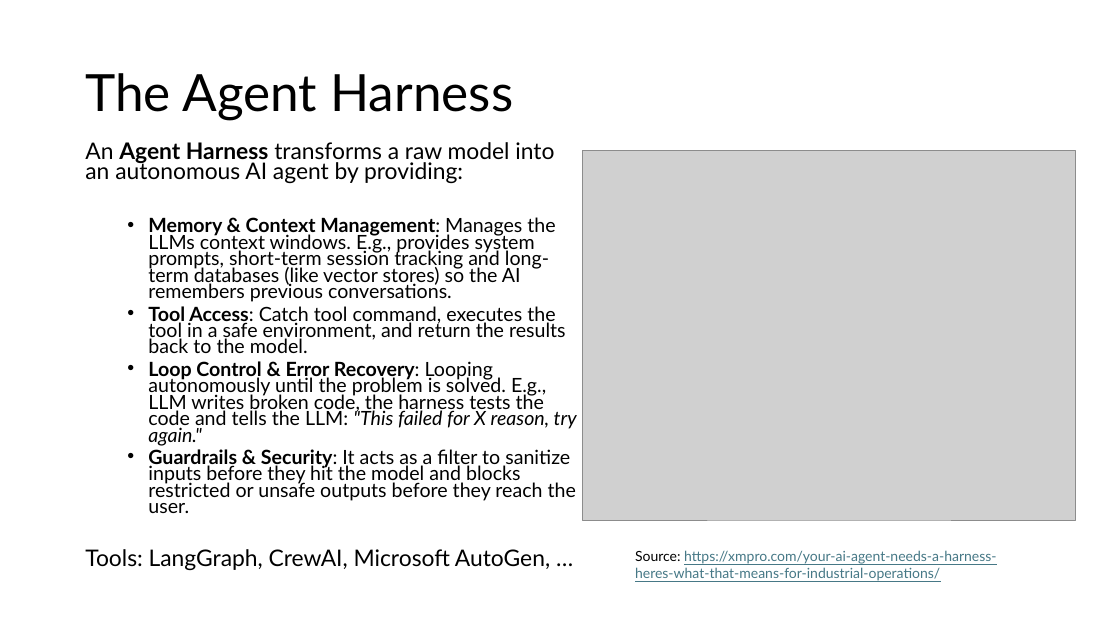
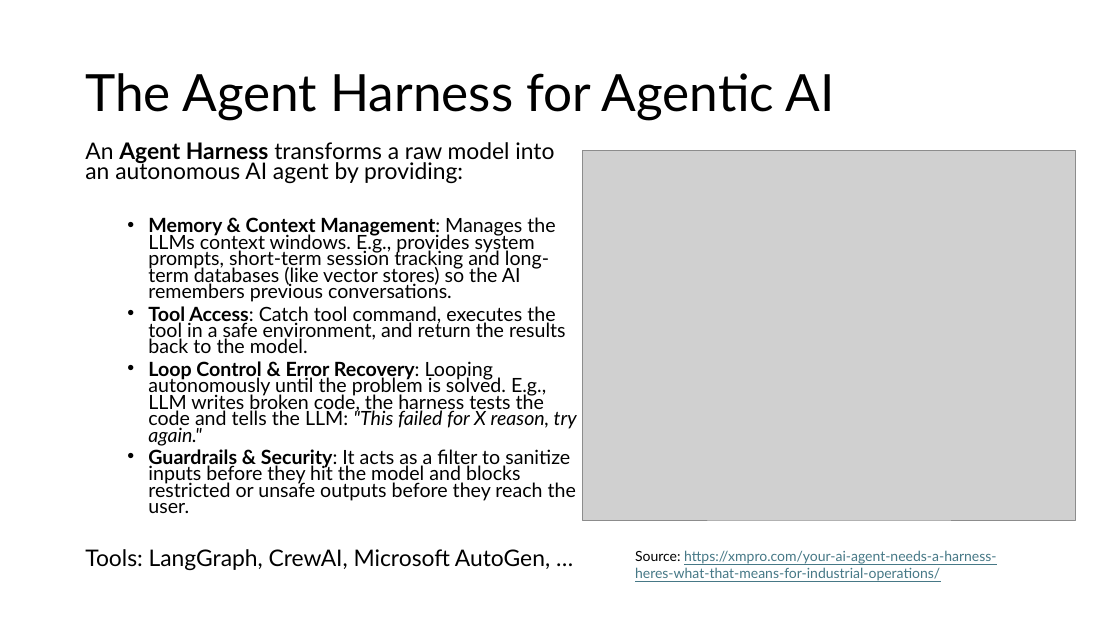
Before and after one commit to mhahsler/Introduction_to_Artificial_Intelligence, a slide deck: slide 16 of slides/discussion/07_LLM_discussion.pptx (slide 15 before the commit). Drawn at 1120x630 pixels with LibreOffice and Linux fonts; fonts in the diff are those of the drawing; grey boxes stand for pictures. Boxes give left, top, right and bottom in pixels: in the first picture for what was removed or moved away, otherwise in the second. Text is boxed around its words. In the diff, an @@ line names an element or a change of style, - is before the commit and + after.

```diff
--- a/slides/discussion/07_LLM_discussion.pptx
+++ b/slides/discussion/07_LLM_discussion.pptx
@@ title at (85, 73, 835, 120): text changed @@
-The Agent Harness
+The Agent Harness for Agentic AI
```
Also in this commit, not shown: 3 other slides changed, 1 slide added, 1 slide removed, 8 other files.
